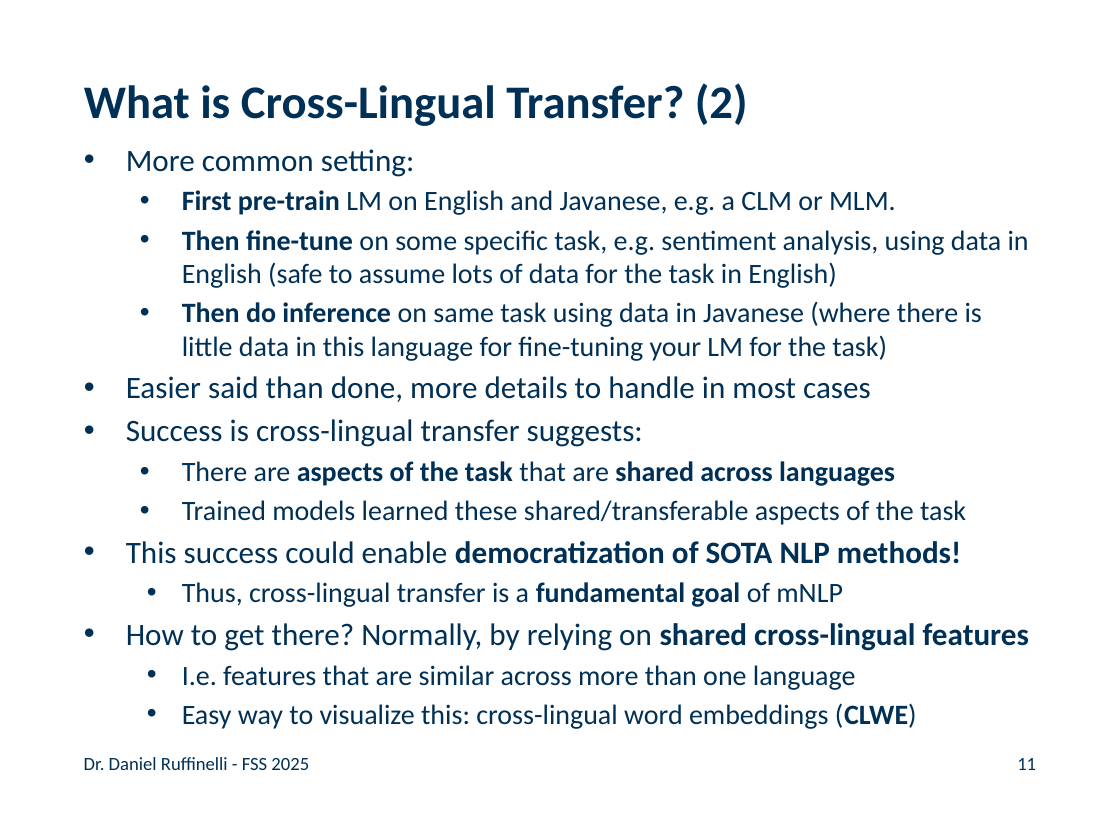
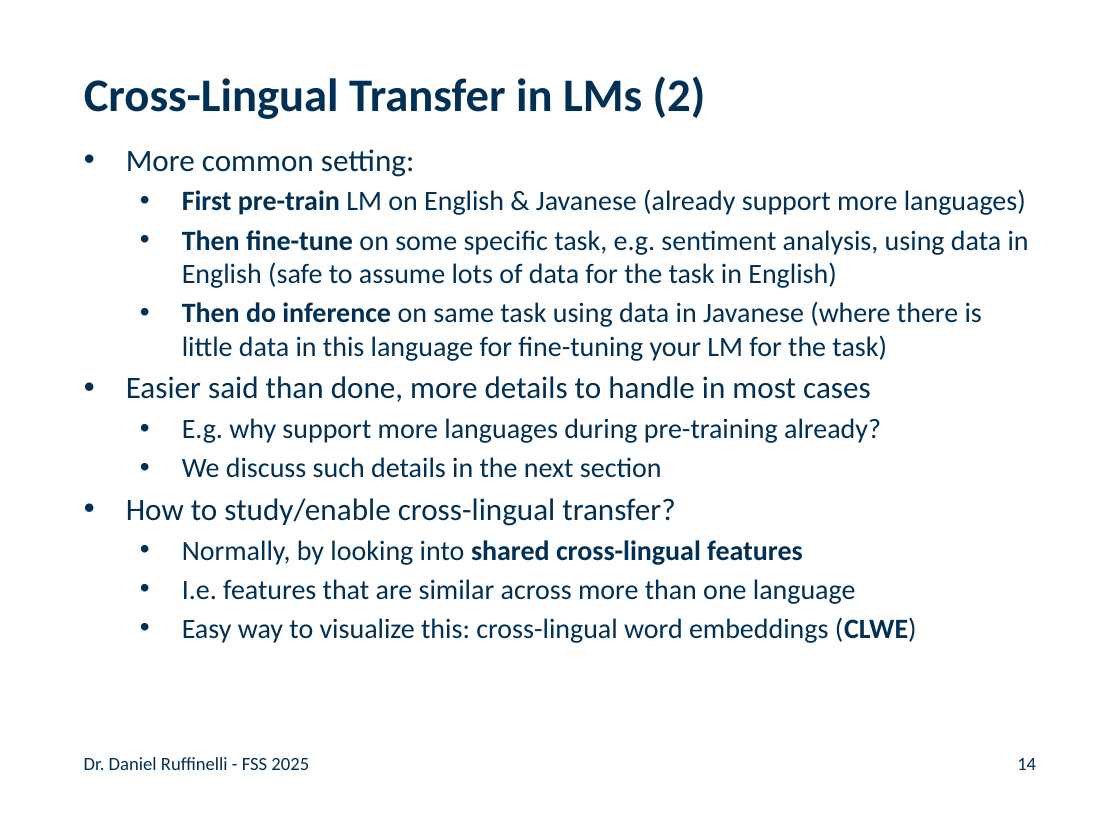
Before and after one commit to rufex2001/teaching_llms, a slide deck: slide 14 of lectures/09_multilingual_nlp/09_multilingual_nlp.pptx (slide 11 before the commit). Drawn at 1120x840 pixels with LibreOffice and Linux fonts; fonts in the diff are those of the drawing; background and template pictures are left out. Boxes give left, top, right and bottom in pixels: in the first picture for what was removed or moved away, otherwise in the second. Text is boxed around its words. In the diff, an @@ line names an element or a change of style, - is before the commit and + after.

```diff
--- a/lectures/09_multilingual_nlp/09_multilingual_nlp.pptx
+++ b/lectures/09_multilingual_nlp/09_multilingual_nlp.pptx
@@ title at <box>84,76,706,119</box>: text changed @@
-What is Cross-Lingual Transfer? (2)
+Cross-Lingual Transfer in LMs (2)
@@ text at <box>182,189,1026,215</box>: text changed @@
-  • First pre-train LM on English and Javanese, e.g. a CLM or MLM.
+  • First pre-train LM on English & Javanese (already support more languages)
@@ text at <box>126,418,881,565</box>: text changed @@
-• Success is cross-lingual transfer suggests:
-  • There are aspects of the task that are shared across languages
-  • Trained models learned these shared/transferable aspects of the task
-• This success could enable democratization of SOTA NLP methods!
-  • Thus, cross-lingual transfer is a fundamental goal of mNLP
-• How to get there? Normally, by relying on shared cross-lingual features
+  • E.g. why support more languages during pre-training already?
+  • We discuss such details in the next section
+• How to study/enable cross-lingual transfer?
+  • Normally, by looking into shared cross-lingual features
@@ text at <box>182,579,917,643</box>: indent changed @@
@@ page number at <box>1017,758,1036,770</box>: text changed @@
-11
+14
```
Also in this commit, not shown: 10 other slides changed, 4 slides added, 13 other files.
